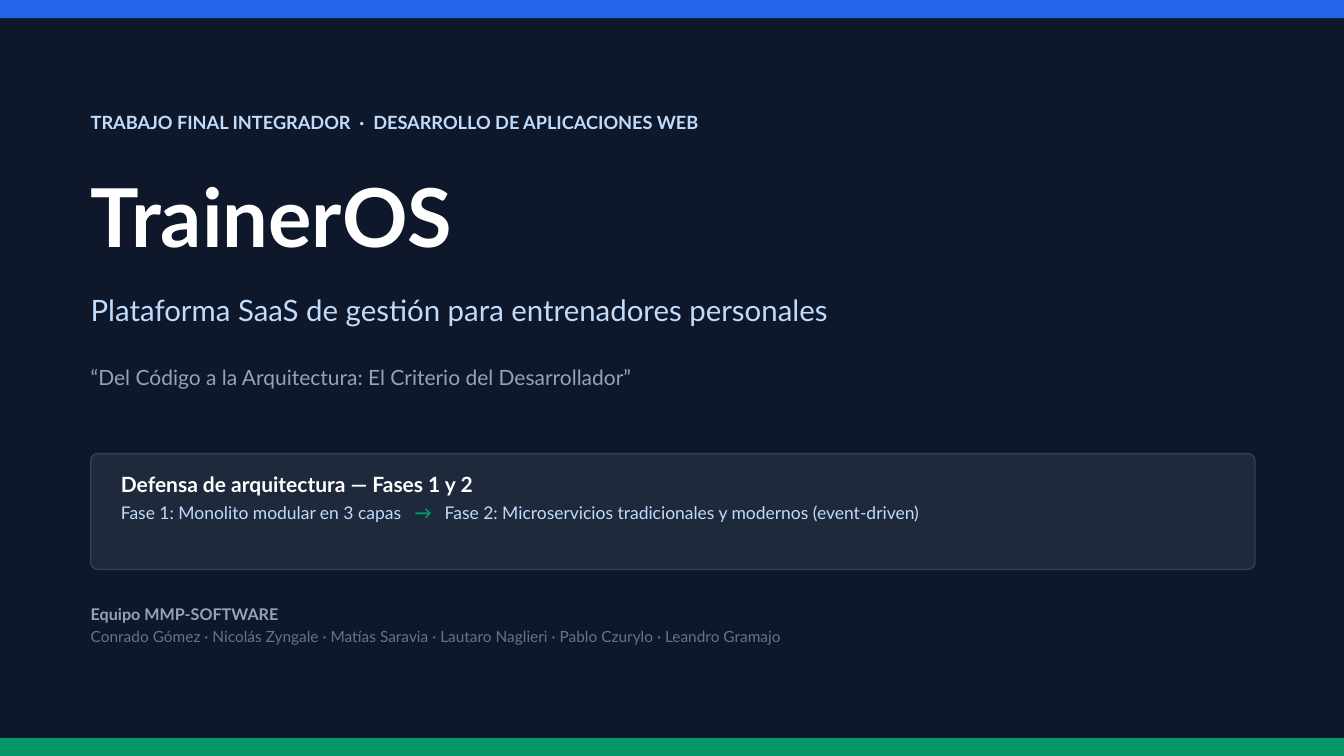
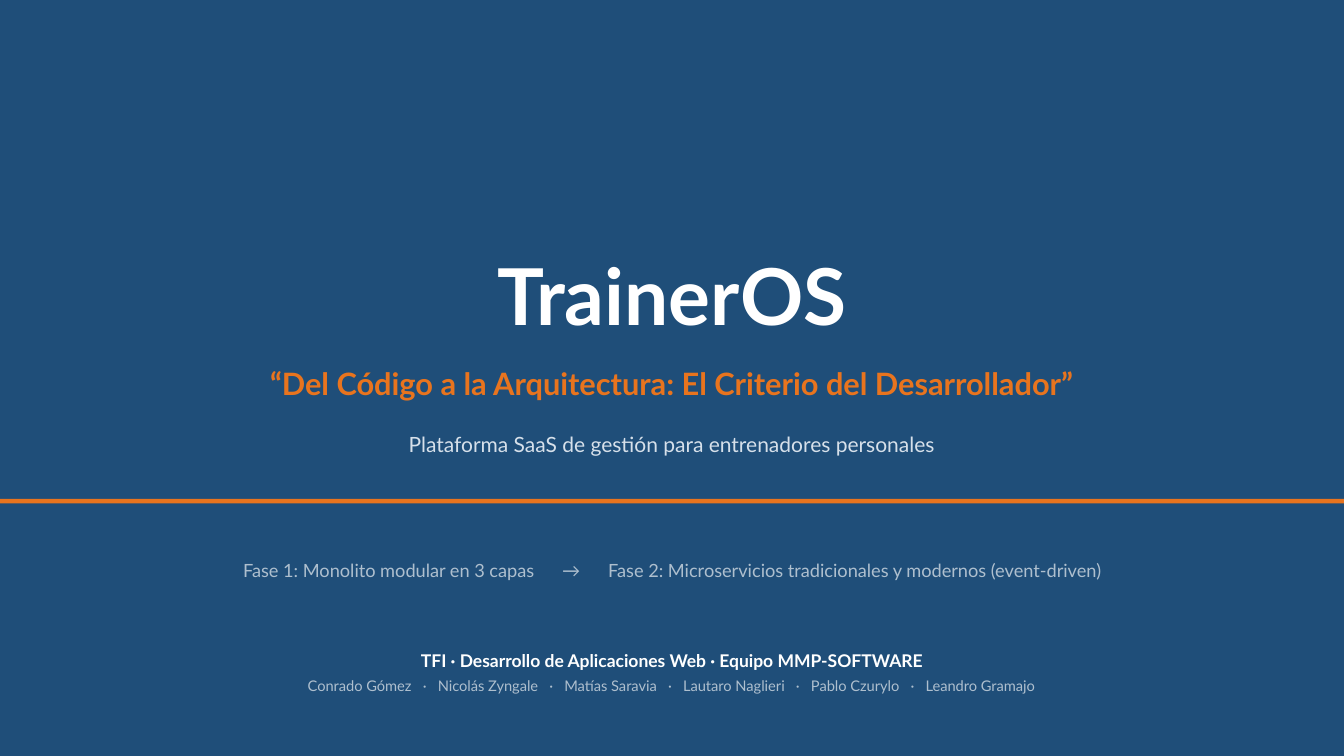
Before and after one commit to LautaroNaglieri/traineros-api, a slide deck: slide 1 of Presentacion/TrainerOS_TFI_Fase1-2.pptx. Drawn at 1344x756 pixels with LibreOffice and Linux fonts; fonts in the diff are those of the drawing. Boxes give left, top, right and bottom in pixels: in the first picture for what was removed or moved away, otherwise in the second. Text is boxed around its words. In the diff, an @@ line names an element or a change of style, - is before the commit and + after.

Commit message:
docs: aplica estilo corporativo a la presentacion (azul + naranja)
Rediseña el PowerPoint con un estilo ejecutivo: portada azul con titulo blanco y
subtitulo naranja, titulos azules, tarjetas, acentos naranjas y barra inferior. Los
diagramas se ajustan sin distorsion.

```diff
--- a/Presentacion/TrainerOS_TFI_Fase1-2.pptx
+++ b/Presentacion/TrainerOS_TFI_Fase1-2.pptx
@@ rectangle at [0, 0, 1344, 756]: fill #0F172A to #1F4E79 @@
@@ rectangle removed at [0, 0, 1344, 18] @@
@@ text removed at [91, 115, 698, 129] @@
-TRABAJO FINAL INTEGRADOR · DESARROLLO DE APLICACIONES WEB
@@ text "TrainerOS": place and size @@
-text "TrainerOS" at [91, 187, 452, 248]
+text "TrainerOS" at [497, 267, 846, 326]
@@ text "TrainerOS" at [497, 267, 846, 326]: size 58 to 56 pt; alignment left to centre @@
@@ text "“Del Código a la Arquitectura: ...": place and size @@
-text "“Del Código a la Arquitectura: ..." at [91, 369, 631, 389]
+text "“Del Código a la Arquitectura: ..." at [270, 371, 1073, 401]
@@ text "“Del Código a la Arquitectura: ..." at [270, 371, 1073, 401]: size 15 to 22 pt, text colour #94A3B8 to #E8741E, bold on; alignment left to centre @@
@@ text "Plataforma SaaS de gestión para ...": place and size @@
-text "Plataforma SaaS de gestión para ..." at [91, 299, 827, 327]
+text "Plataforma SaaS de gestión para ..." at [409, 436, 935, 456]
@@ text "Plataforma SaaS de gestión para ..." at [409, 436, 935, 456]: size 21 to 15 pt, text colour #BFDBFE to #D6E0EA; alignment left to centre @@
@@ rounded rectangle removed at [91, 454, 1255, 570] @@
@@ text at [121, 476, 473, 496]: paragraph removed @@
-Defensa de arquitectura — Fases 1 y 2
@@ rectangle added at [0, 499, 1344, 503], fill #E8741E @@
@@ text "Fase 1: Monolito modular en ...": place and size @@
-text "Fase 1: Monolito modular en ..." at [121, 476, 919, 522]
+text "Fase 1: Monolito modular en ..." at [243, 563, 1101, 580]
@@ text "Fase 1: Monolito modular en ..." at [243, 563, 1101, 580]: size 12.5 to 13 pt, text colour #BFDBFE to #AEBFCE; text colour #059669 to #AEBFCE, bold off in "→"; alignment left to centre @@
@@ text "TFI · Desarrollo de Aplicaciones ...": place and size @@
-text "TFI · Desarrollo de Aplicaciones ..." at [91, 608, 780, 645]
+text "TFI · Desarrollo de Aplicaciones ..." at [308, 654, 1035, 694]
@@ text at [421, 654, 923, 670]: text changed; size 11.5 to 12.5 pt; text colour #94A3B8 to #FFFFFF @@
-Equipo MMP-SOFTWARE
+TFI · Desarrollo de Aplicaciones Web · Equipo MMP-SOFTWARE
@@ text at [308, 680, 1035, 694]: size 11 to 10.5 pt, text colour #64748B to #AEBFCE in "Conrado Gómez · Nicolás Zyngale · Matías ..."; alignment left to centre @@
@@ rectangle removed at [0, 738, 1344, 756] @@
```
Also in this commit, not shown: 4 other slides changed, 4 slides added, 4 slides removed, 1 other file.
